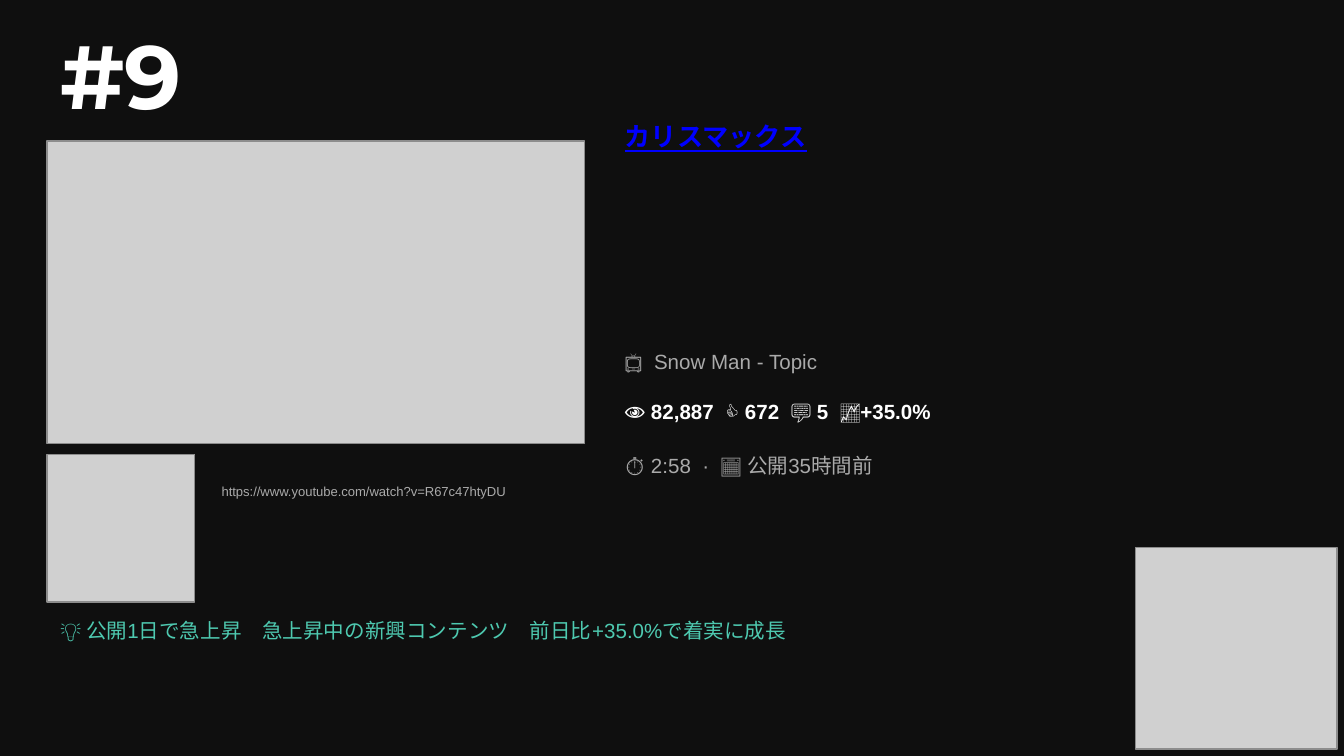
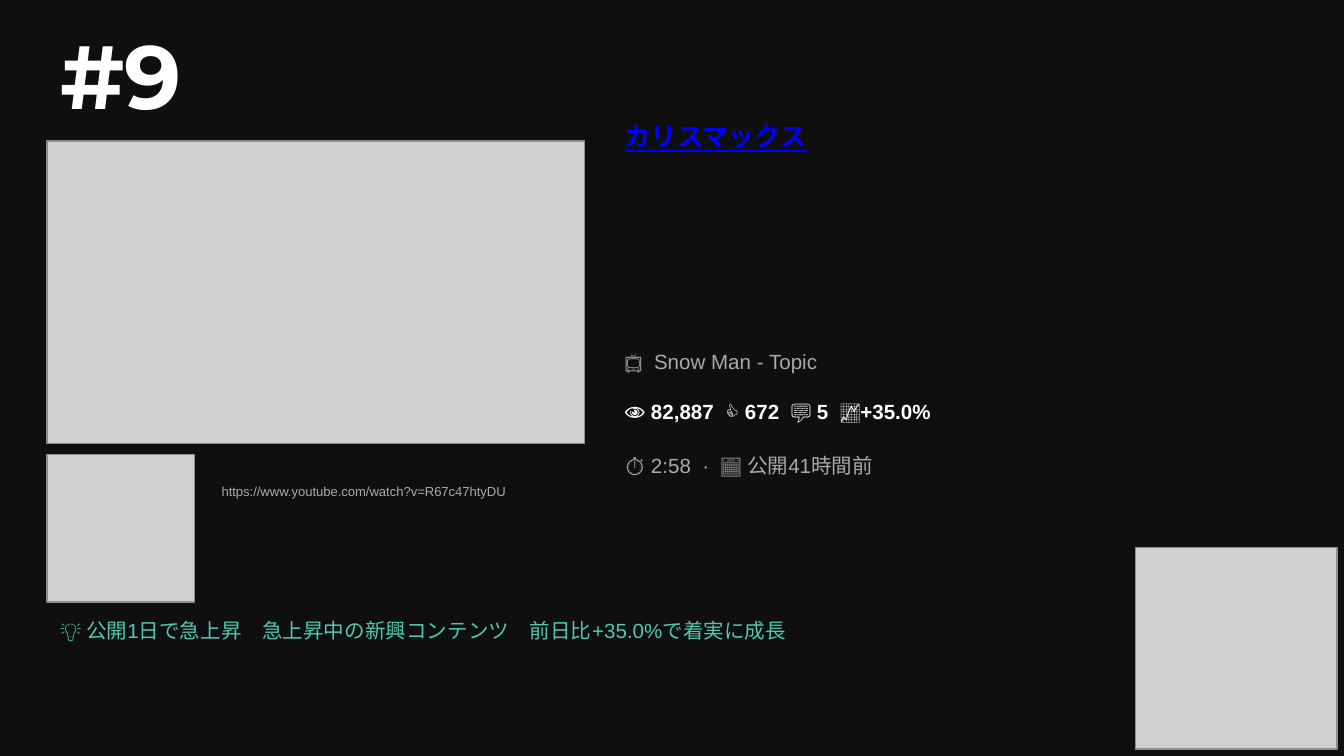
Before and after one commit to asaneasaburo0910-hub/youtube-crawler, a slide deck: slide 3 of youtube_ranking_20260602.pptx. Drawn at 1344x756 pixels with LibreOffice and Linux fonts; fonts in the diff are those of the drawing; grey boxes stand for pictures. Boxes give left, top, right and bottom in pixels: in the first picture for what was removed or moved away, otherwise in the second. Text is boxed around its words. In the diff, an @@ line names an element or a change of style, - is before the commit and + after.

```diff
--- a/youtube_ranking_20260602.pptx
+++ b/youtube_ranking_20260602.pptx
@@ text at <box>651,456,873,475</box>: text changed @@
-⏱ 2:58 · 📅 公開35時間前
+⏱ 2:58 · 📅 公開41時間前
```
Also in this commit, not shown: 9 other slides changed, 3 other files.
